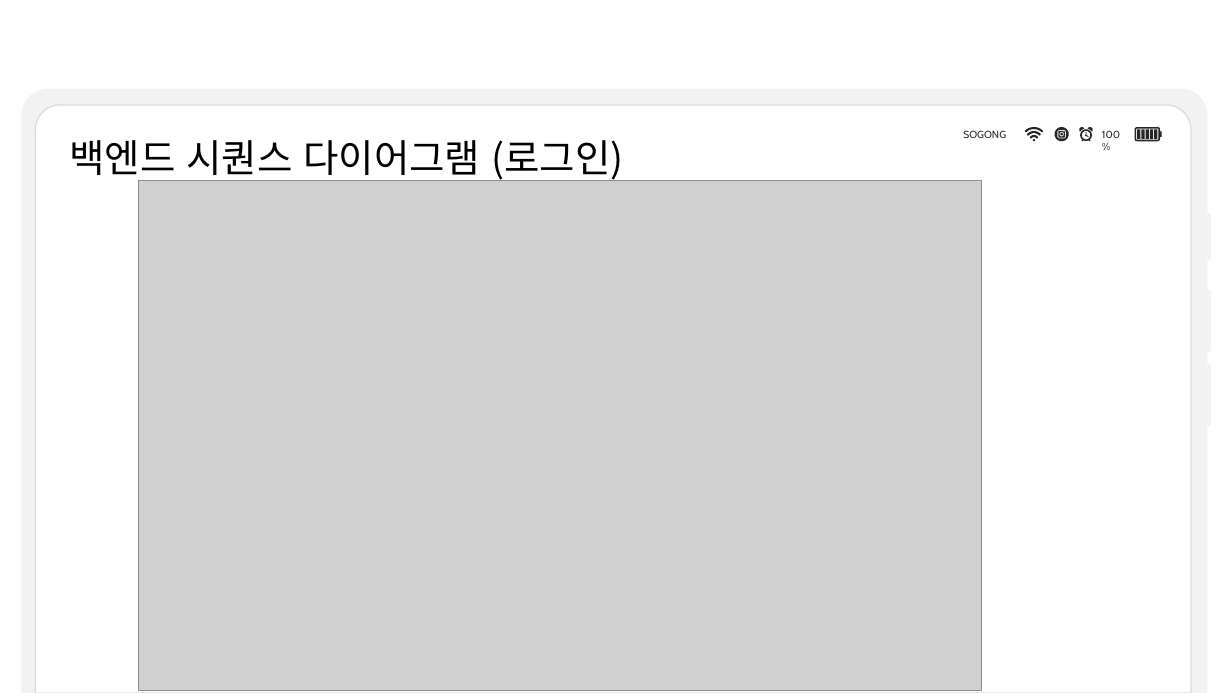
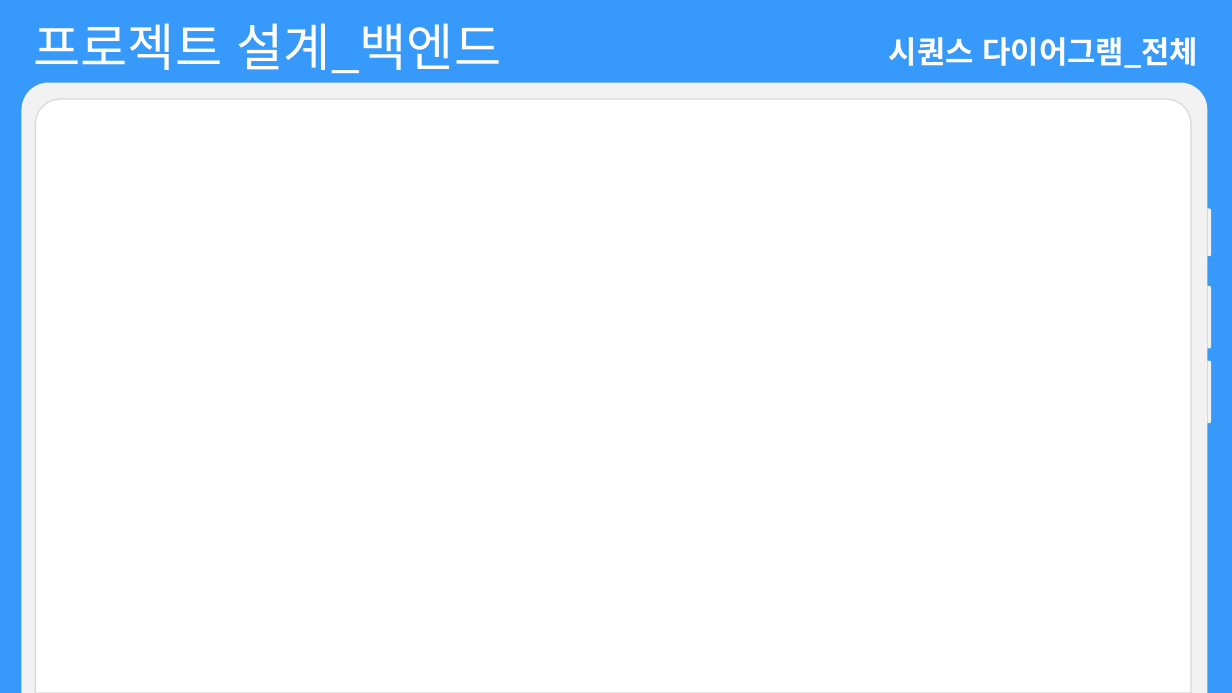
Before and after one commit to choign3123/SE_7, a slide deck: slide 43 of 발표/소프트웨어공학 발표_gn.pptx (slide 42 before the commit). Drawn at 1232x693 pixels with LibreOffice and Linux fonts; fonts in the diff are those of the drawing; grey boxes stand for pictures. Boxes give left, top, right and bottom in pixels: in the first picture for what was removed or moved away, otherwise in the second. Text is boxed around its words. In the diff, an @@ line names an element or a change of style, - is before the commit and + after.

```diff
--- a/발표/소프트웨어공학 발표_gn.pptx
+++ b/발표/소프트웨어공학 발표_gn.pptx
@@ background #FFFFFF to #3799FA @@
@@ text added at [34,23,502,73], 40 pt, text #FFFFFF @@
+프로젝트 설계_백엔드
@@ text at [889,37,1198,68]: text changed; size 30 to 24 pt; text colour #000000 to #FFFFFF; bold on @@
-백엔드 시퀀스 다이어그램 (로그인)
+시퀀스 다이어그램_전체
@@ round same rect: place and size @@
-round same rect at [21,89,1207,693]
+round same rect at [21,82,1207,693]
@@ round same rect: place and size @@
-round same rect at [35,105,1191,693]
+round same rect at [35,99,1191,693]
@@ group removed at [963,128,1162,141]: 9 freeform shapes, 2 texts @@
-100%
-SOGONG
@@ picture removed at [139,180,982,690] @@
@@ 3 round same rects: place and size @@
-3 round same rects at [1208,213,1211,426]
+3 round same rects at [1208,208,1212,423]
```
Also in this commit, not shown: 37 other slides changed, 20 slides added, 5 slides removed.
